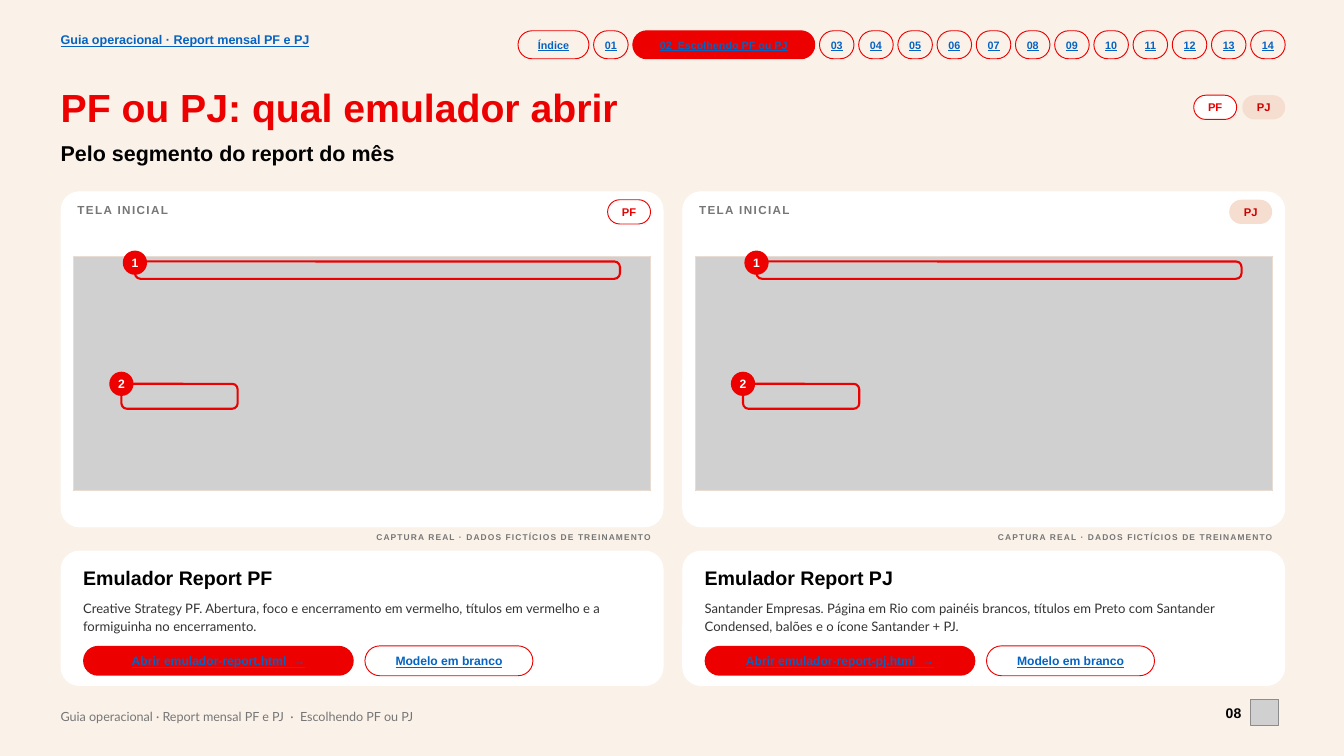
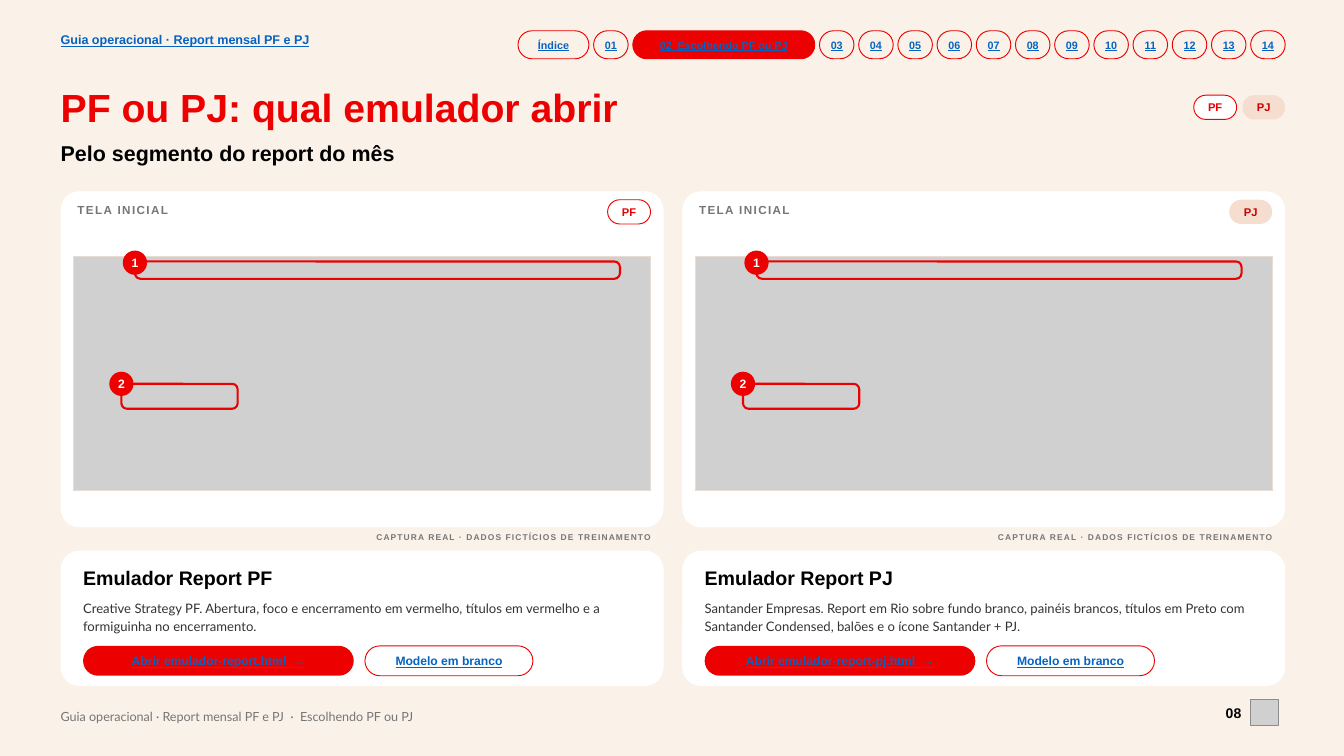
Before and after one commit to fabrizzioriccelli/report_mensal_st, a slide deck: slide 8 of kit/guia-operacional.pptx. Drawn at 1344x756 pixels with LibreOffice and Linux fonts; fonts in the diff are those of the drawing; grey boxes stand for pictures. Boxes give left, top, right and bottom in pixels: in the first picture for what was removed or moved away, otherwise in the second. Text is boxed around its words. In the diff, an @@ line names an element or a change of style, - is before the commit and + after.

```diff
--- a/kit/guia-operacional.pptx
+++ b/kit/guia-operacional.pptx
@@ text at (705, 603, 1244, 633): text changed @@
-Santander Empresas. Página em Rio com painéis brancos, títulos em Preto com Santander Condensed, balões e o ícone Santander + PJ.
+Santander Empresas. Report em Rio sobre fundo branco, painéis brancos, títulos em Preto com Santander Condensed, balões e o ícone Santander + PJ.
```
Also in this commit, not shown: 4 other slides changed, 19 other files.
